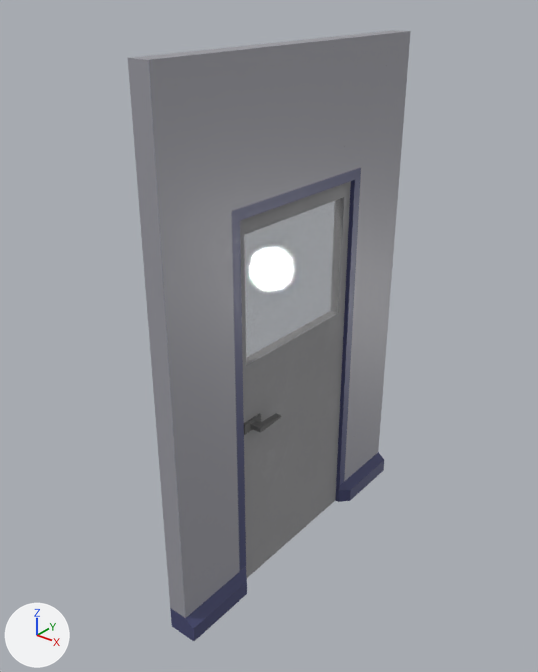
The glTF model static/models/building/door.glb as it was, and as the next commit left it.
One viewpoint serves both versions: a camera (50 mm lens) standing at (0.342, -0.494, 0.533) and looking at (-0.04, -0.016, 0.237). The axes (+X, +Y, +Z) are drawn at lower left. The lights are the same throughout. Where no turn or scale is listed for an object, it has been applied to the vertices.

The older version as bpy lines, for what is in view:
```python
me_door_material = bpy.data.meshes.new('Door-material')
me_door_material.from_pydata(...)  # 56 vertices, 92 faces; spans x -0.005..0.019, y -0.16..0.0, z 0.0..0.365
me_door_material.materials.append(mat_door)
me_doorwall_material = bpy.data.meshes.new('DoorWall-material')
me_doorwall_material.from_pydata(...)  # 56 vertices, 100 faces; spans x -0.013..0.015, y -0.163..0.163, z 0.0..0.486
me_doorwall_material.materials.append(mat_doorwall)
ob_door_material = bpy.data.objects.new('Door-material', me_door_material)
ob_door_material.location = (-0.027, 0.081, 0.0)
ob_doorwall_material = bpy.data.objects.new('DoorWall-material', me_doorwall_material)
ob_doorwall_material.location = (-0.024, 0.001, 0.0)
```
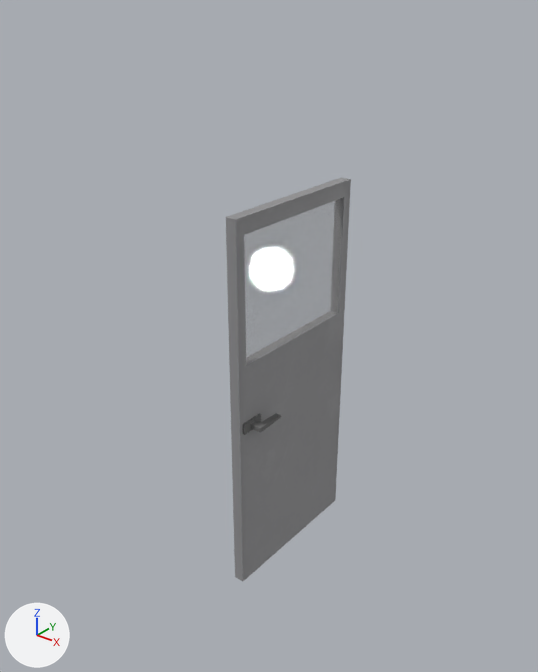
What differs and where, as boxes [x1, y1, x2, y2] in the pictures (538 x 672 px):
```json
{"object": "DoorWall-material", "change": "deleted", "before": [128, 30, 411, 641]}
```

The change, as JSON lines over the scene's bpy script:
```json
{"op": "remove", "block": "ob_doorwall_material", "code": ["ob_doorwall_material = bpy.data.objects.new('DoorWall-material', me_doorwall_material)", "ob_doorwall_material.location = (-0.024, 0.001, 0.0)"]}
```
